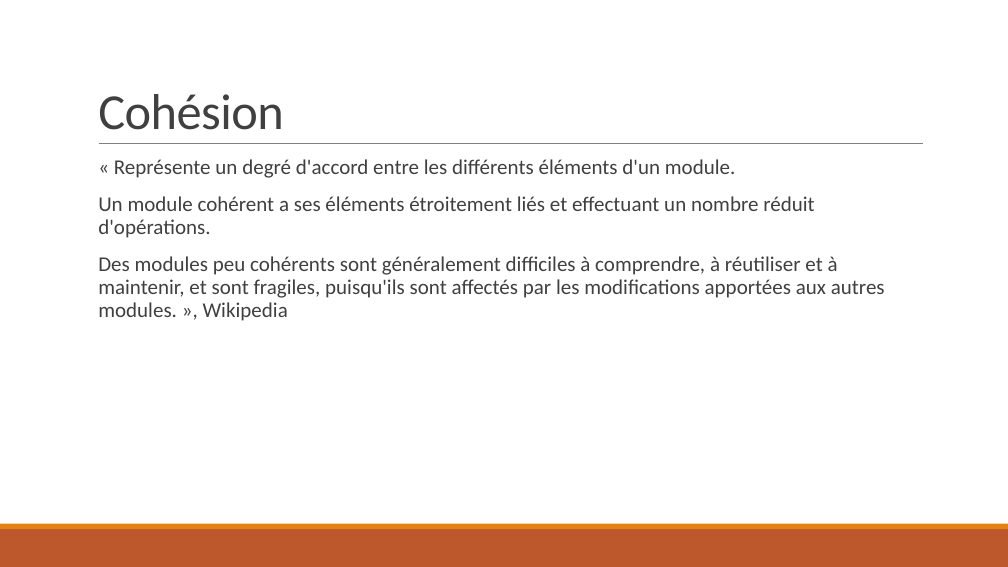
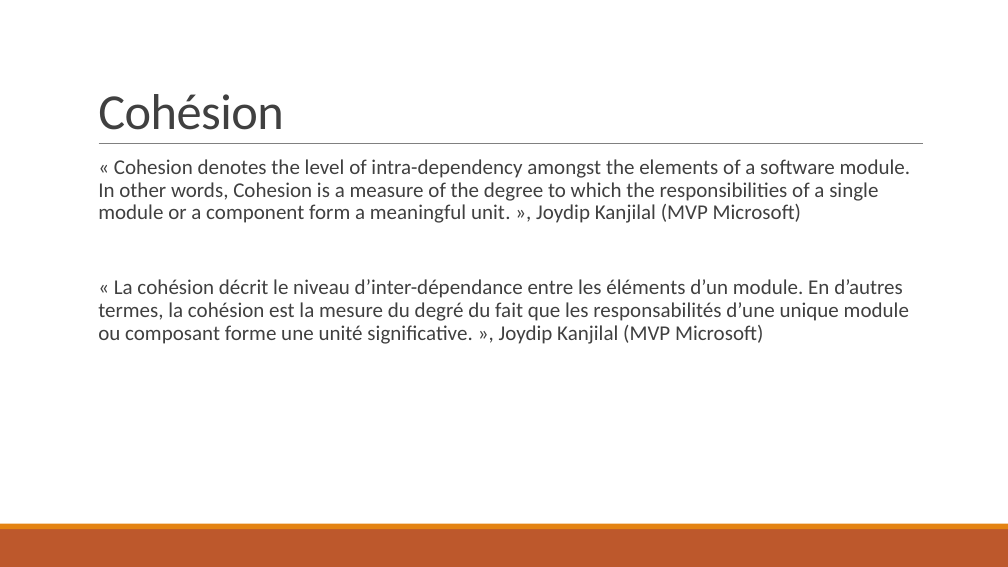
Before and after one commit to JeanFulbert/SolidPresentation, a slide deck: slide 2 of SOLID - 4 DIP.pptx. Drawn at 1008x567 pixels with LibreOffice and Linux fonts; fonts in the diff are those of the drawing. Boxes give left, top, right and bottom in pixels: in the first picture for what was removed or moved away, otherwise in the second. Text is boxed around its words. In the diff, an @@ line names an element or a change of style, - is before the commit and + after.

```diff
--- a/SOLID - 4 DIP.pptx
+++ b/SOLID - 4 DIP.pptx
@@ text at bbox=[98, 159, 911, 344]: text changed @@
-  « Représente un degré d'accord entre les différents éléments d'un module.
-  Un module cohérent a ses éléments étroitement liés et effectuant un nombre réduit d'opérations.
-  Des modules peu cohérents sont généralement difficiles à comprendre, à réutiliser et à maintenir, et sont fragiles, puisqu'ils sont affectés par les modifications apportées aux autres modules. », Wikipedia
+  « Cohesion denotes the level of intra-dependency amongst the elements of a software module. In other words, Cohesion is a measure of the degree to which the responsibilities of a single module or a component form a meaningful unit. », Joydip Kanjilal (MVP Microsoft)
+  « La cohésion décrit le niveau d’inter-dépendance entre les éléments d’un module. En d’autres termes, la cohésion est la mesure du degré du fait que les responsabilités d’une unique module ou composant forme une unité significative. », Joydip Kanjilal (MVP Microsoft)
```
Also in this commit, not shown: 3 other slides changed, 2 slides added, 5 slides removed.
